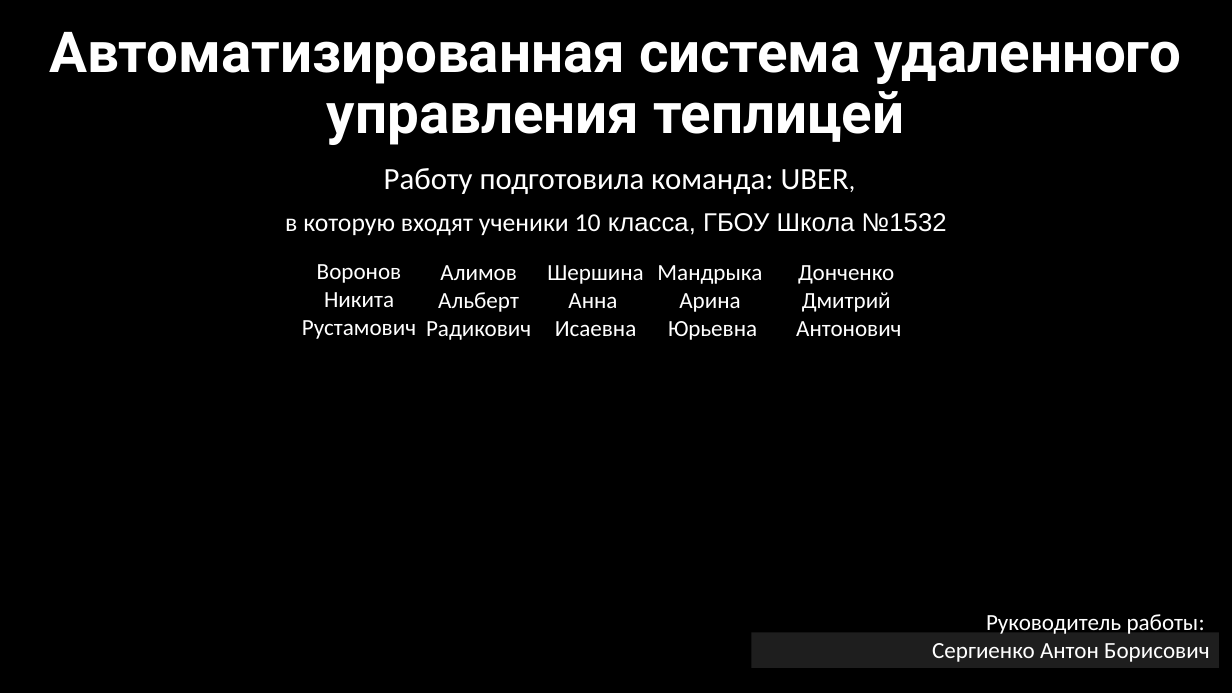
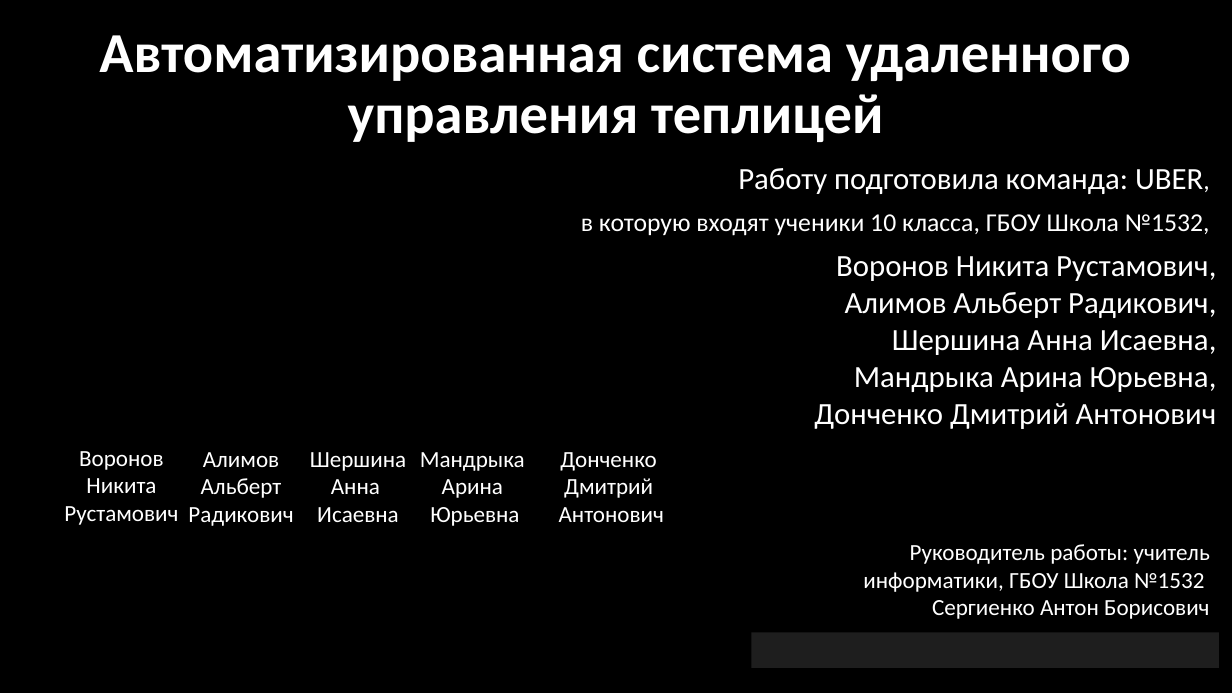
Before and after one commit to voronov-nikita/teplica-predprof, a slide deck: slide 1 of общая информация/Автоматизированная система удаленного управления теплицей.pptx. Drawn at 1232x693 pixels with LibreOffice and Linux fonts; fonts in the diff are those of the drawing; background and template pictures are left out. Boxes give left, top, right and bottom in pixels: in the first picture for what was removed or moved away, otherwise in the second. Text is boxed around its words. In the diff, an @@ line names an element or a change of style, - is before the commit and + after.

```diff
--- a/общая информация/Автоматизированная система удаленного управления теплицей.pptx
+++ b/общая информация/Автоматизированная система удаленного управления теплицей.pptx
@@ title "Автоматизированная система удаленного управления теплицей" at bbox=[99, 35, 1131, 142]: font Roboto to Calibri @@
@@ subtitle "Работу подготовила команда: UBER,": place and size @@
-subtitle "Работу подготовила команда: UBER," at bbox=[285, 168, 947, 236]
+subtitle "Работу подготовила команда: UBER," at bbox=[581, 168, 1210, 236]
@@ subtitle at bbox=[738, 168, 1203, 194]: alignment centre to right @@
@@ subtitle at bbox=[581, 214, 1210, 236]: text changed @@
-в которую входят ученики 10 класса, ГБОУ Школа №1532
+в которую входят ученики 10 класса, ГБОУ Школа №1532,
@@ text added at bbox=[814, 256, 1217, 429], 24 pt, text #FFFFFF @@
+Воронов Никита Рустамович,
+Алимов Альберт Радикович,
+Шершина Анна Исаевна,
+Мандрыка Арина Юрьевна,
+Донченко Дмитрий Антонович
@@ text "Воронов Никита Рустамович": place and size @@
-text "Воронов Никита Рустамович" at bbox=[302, 264, 416, 339]
+text "Воронов Никита Рустамович" at bbox=[64, 451, 178, 525]
@@ text "Мандрыка": place and size @@
-text "Мандрыка" at bbox=[657, 265, 762, 340]
+text "Мандрыка" at bbox=[420, 452, 525, 526]
@@ 3 texts: place and size @@
-3 texts at bbox=[426, 265, 901, 340]
+3 texts at bbox=[188, 452, 664, 526]
@@ text at bbox=[863, 544, 1210, 619]: text changed @@
-Руководитель работы: Сергиенко Антон Борисович
+Руководитель работы: учитель информатики, ГБОУ Школа №1532 Сергиенко Антон Борисович
```
Also in this commit, not shown: 6 other slides changed.
